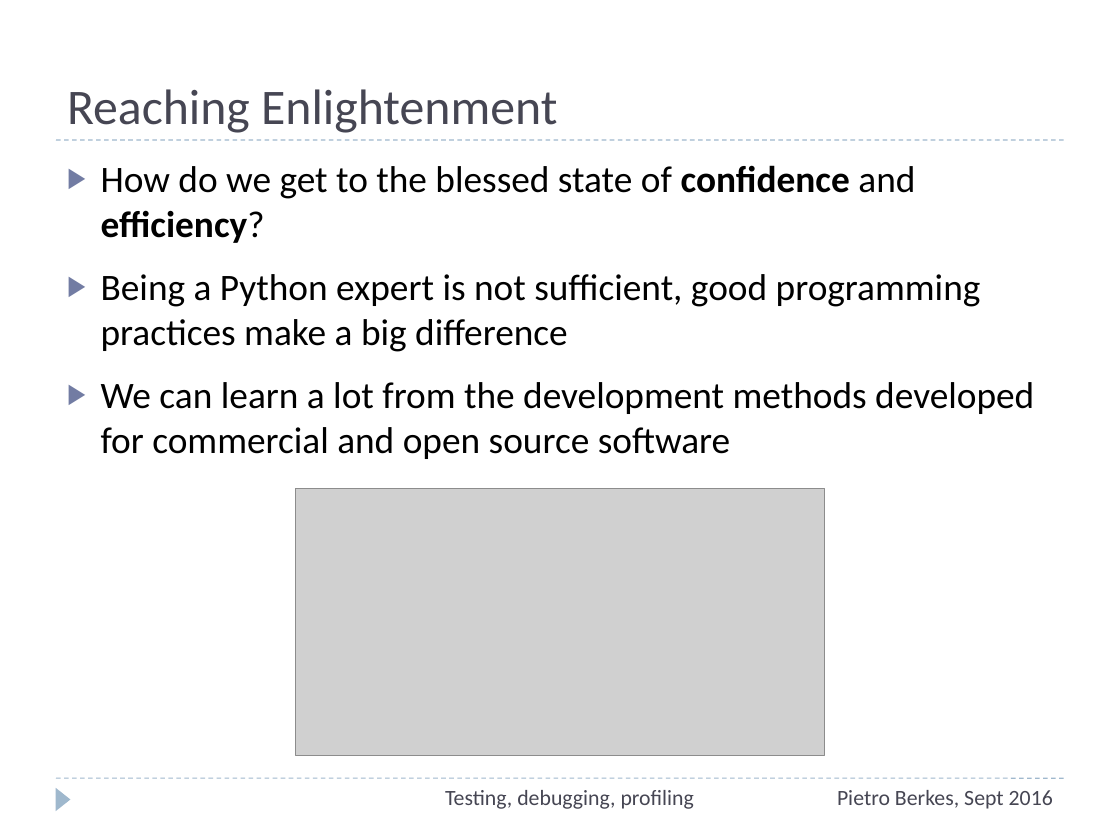
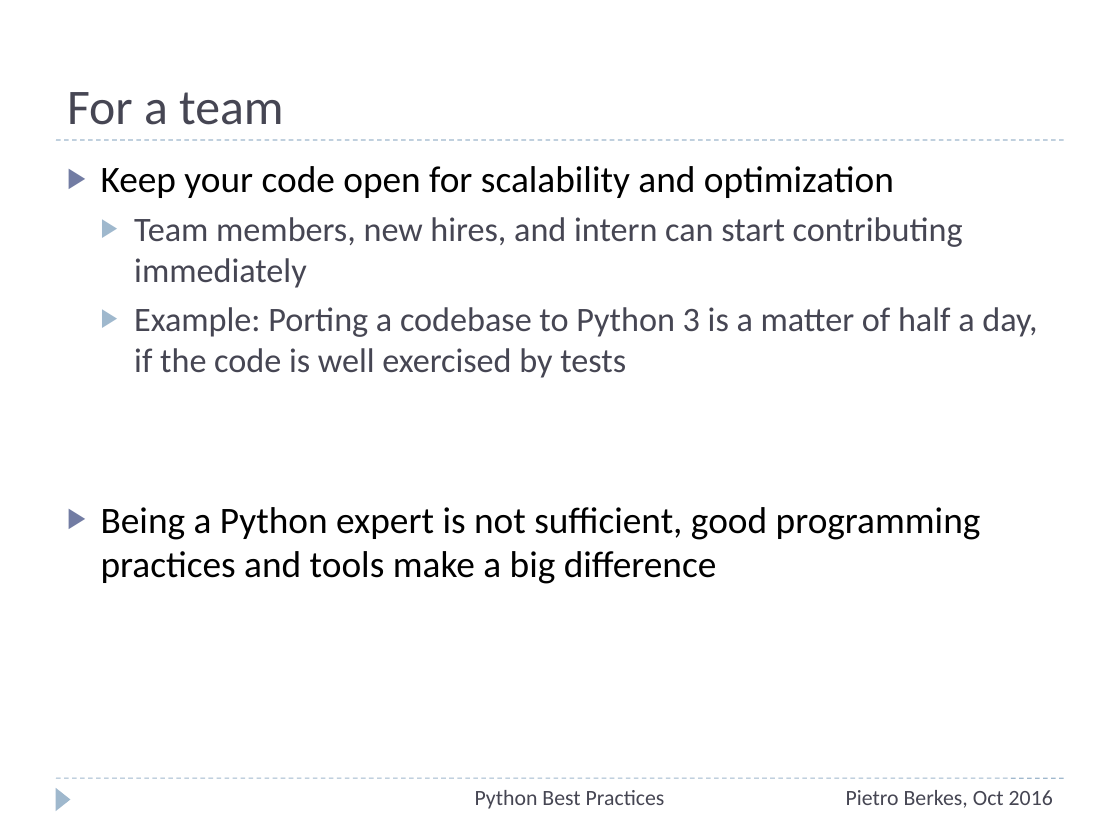
Before and after one commit to ASPP/testing_debugging_profiling, a slide deck: slide 4 of testing-debugging-profiling.pptx (slide 3 before the commit). Drawn at 1120x840 pixels with LibreOffice and Linux fonts; fonts in the diff are those of the drawing; grey boxes stand for pictures. Boxes give left, top, right and bottom in pixels: in the first picture for what was removed or moved away, otherwise in the second. Text is boxed around its words. In the diff, an @@ line names an element or a change of style, - is before the commit and + after.

```diff
--- a/testing-debugging-profiling.pptx
+++ b/testing-debugging-profiling.pptx
@@ title at (67, 92, 283, 125): text changed @@
-Reaching Enlightenment
+For a team
@@ text at (101, 166, 1037, 584): text changed; size 24 to 22 pt; text colour #000000 to #464653 @@
-▶ How do we get to the blessed state of confidence and efficiency?
-▶ Being a Python expert is not sufficient, good programming practices make a big difference
-▶ We can learn a lot from the development methods developed for commercial and open source software
+▶ Keep your code open for scalability and optimization
+  ▶ Team members, new hires, and intern can start contributing immediately
+  ▶ Example: Porting a codebase to Python 3 is a matter of half a day, if the code is well exercised by tests
+▶ Being a Python expert is not sufficient, good programming practices and tools make a big difference
@@ picture removed at (296, 488, 824, 755) @@
@@ text at (475, 790, 665, 809): text changed @@
-Testing, debugging, profiling
+Python Best Practices
@@ text at (846, 790, 1053, 808): text changed @@
-Pietro Berkes, Sept 2016
+Pietro Berkes, Oct 2016
```
Also in this commit, not shown: 64 other slides changed, 25 slides added, 11 slides removed.
